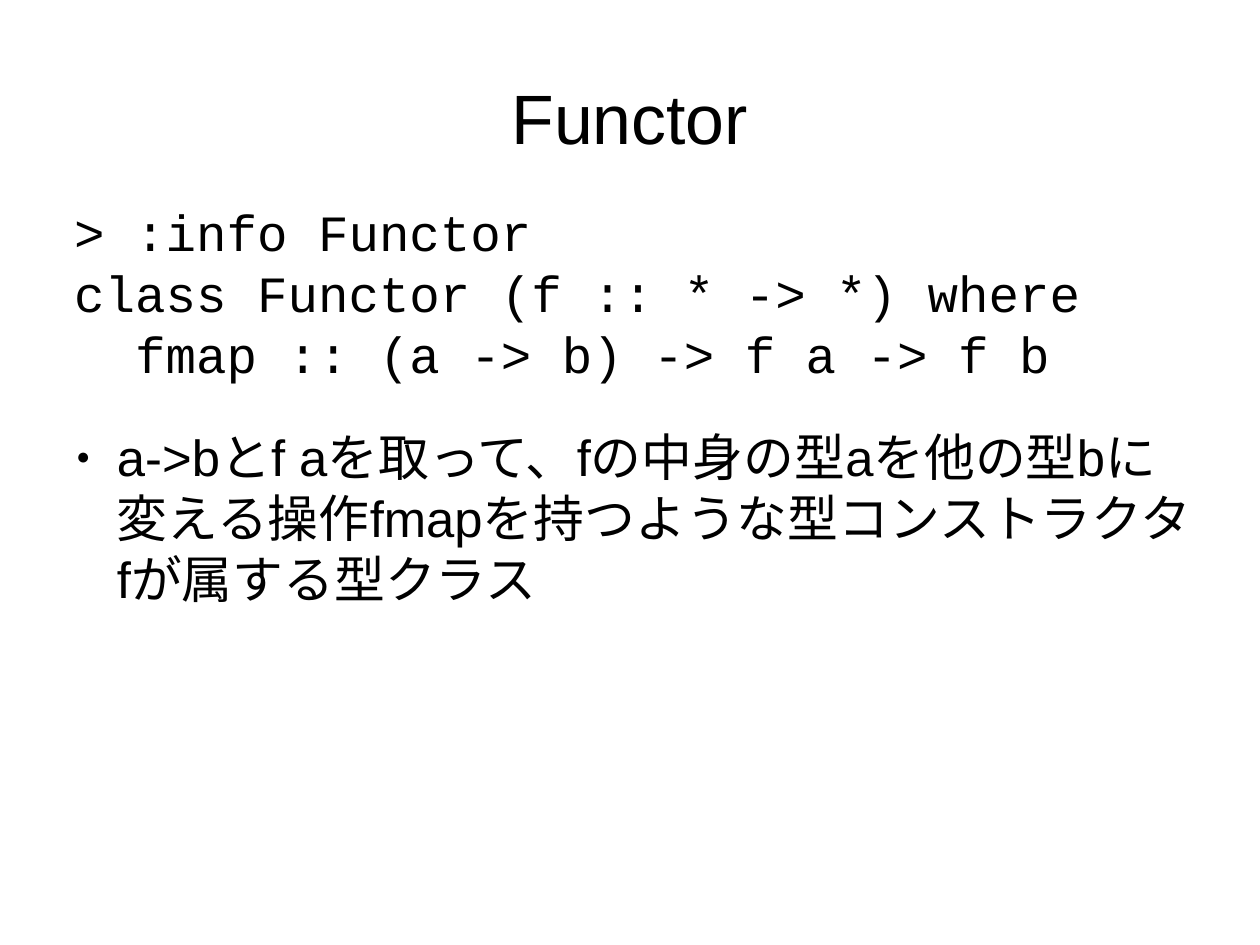
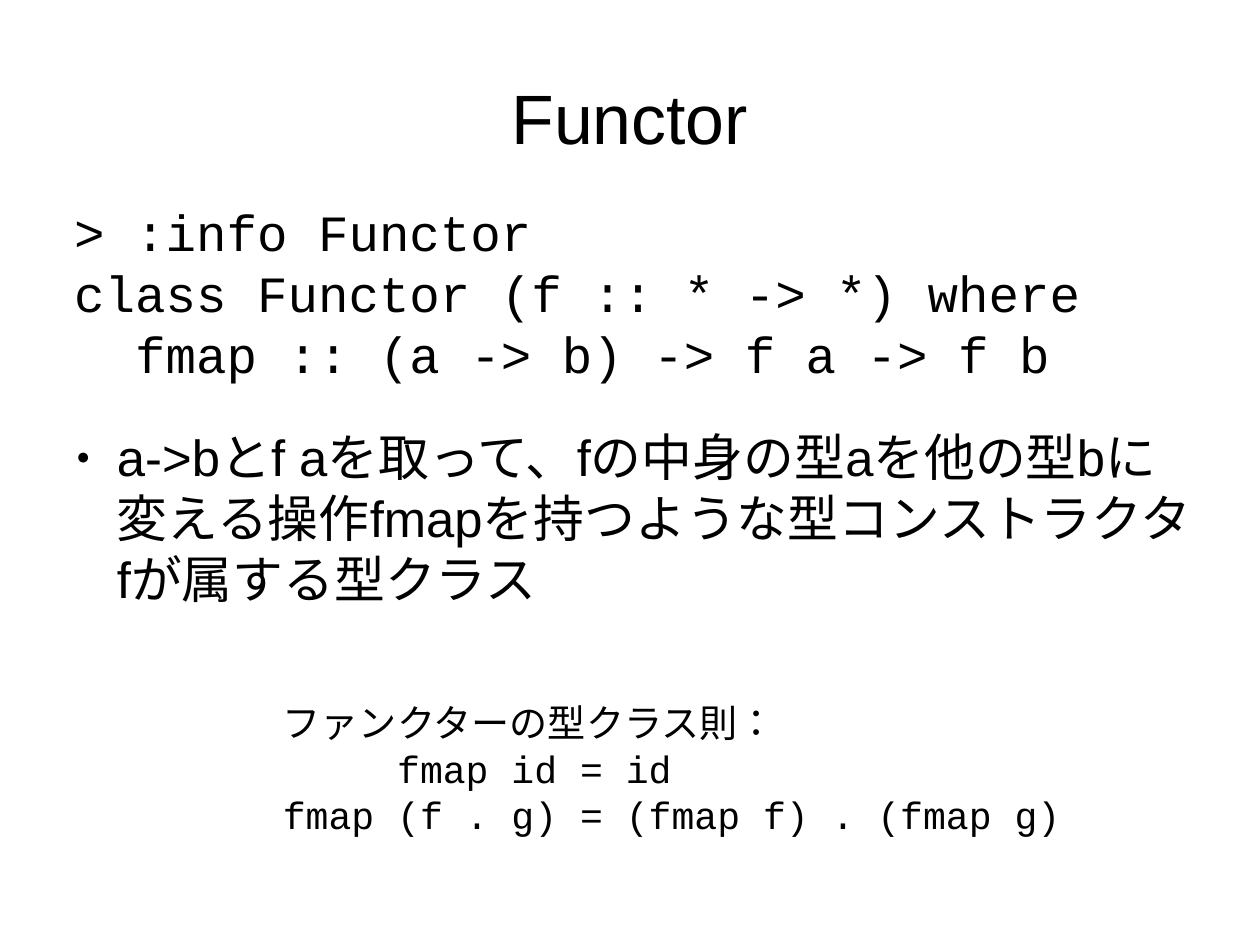
Before and after one commit to nushio3/learn-haskell, a slide deck: slide 81 of Tsukuba-2016.odp (slide 78 before the commit). Drawn at 1260x945 pixels with LibreOffice and Linux fonts; fonts in the diff are those of the drawing. Boxes give left, top, right and bottom in pixels: in the first picture for what was removed or moved away, otherwise in the second. Text is boxed around its words. In the diff, an @@ line names an element or a change of style, - is before the commit and + after.

```diff
--- a/Tsukuba-2016.odp
+++ b/Tsukuba-2016.odp
@@ text added at bbox=[283, 705, 1061, 837], 24 pt, text #000000 @@
+ファンクターの型クラス則：
+fmap id = id
+fmap (f . g) = (fmap f) . (fmap g)
```
Also in this commit, not shown: 32 other slides changed, 9 slides added, 1 slide removed, 1 other file.
